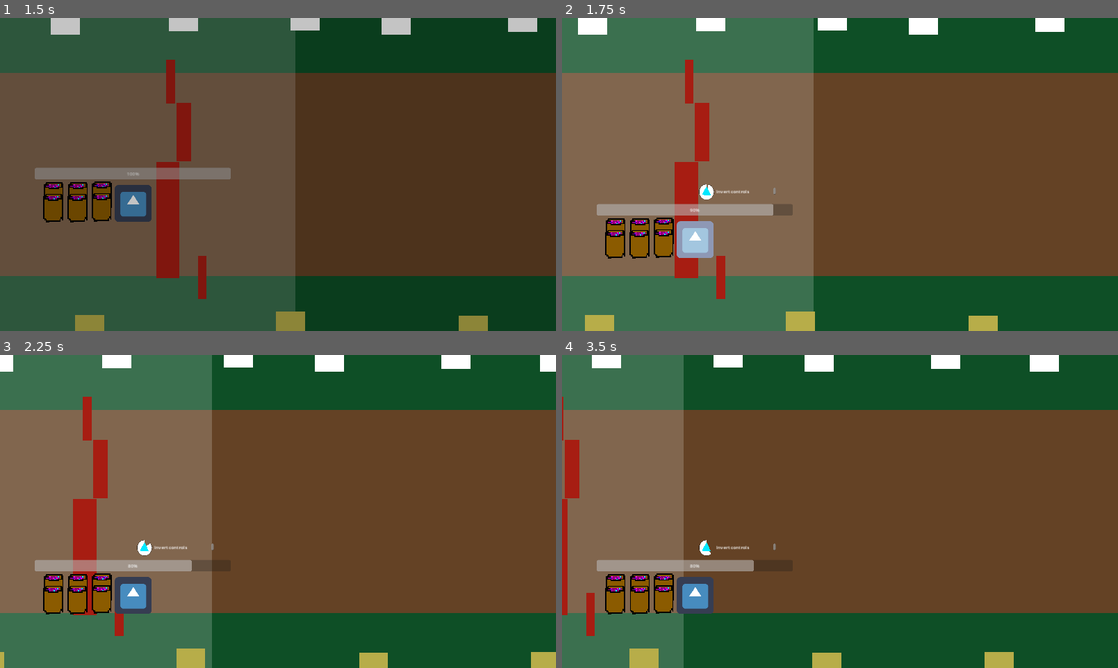
Above: before the commit, frames 1-4 (two rows, left to right).
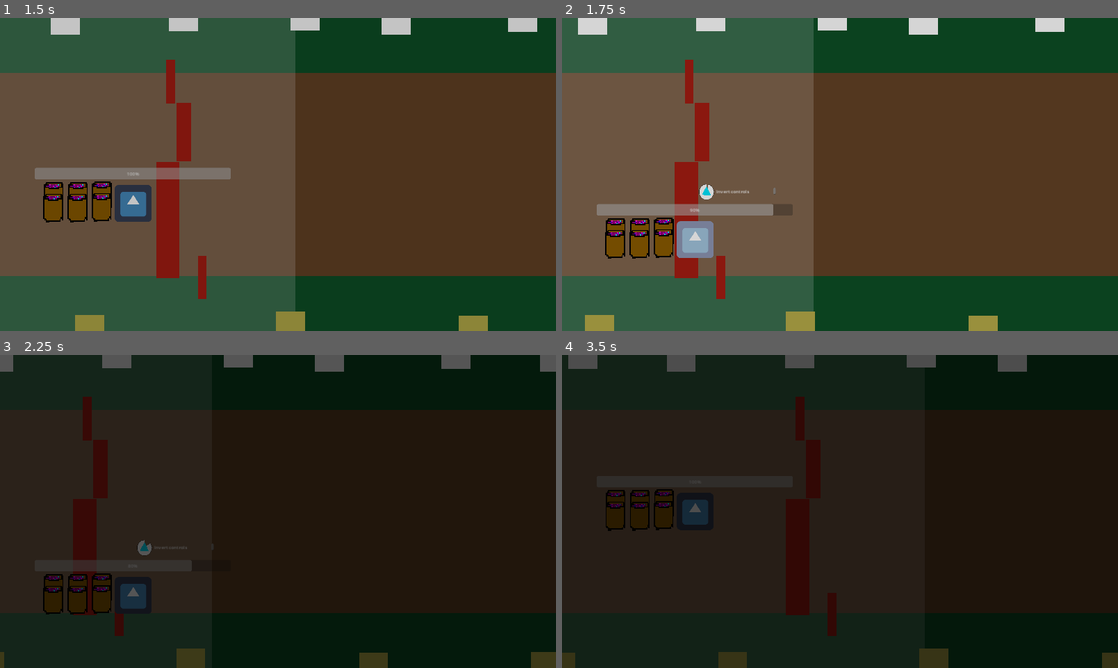
Above: after the commit, the same moments.

Repository: hsandt/ld53
Game: Godot game, scene res://scenes/main_menu_scene.tscn
Two runs of this game, one before a commit and one after it. Both use one fixed random seed, a clock stepped at 60 frames per second and the inputs below. The engine's default icon, where the game draws it, is replaced by a stand-in: a white triangle on a blue panel in a dark square.
Inputs (mouse positions are in pixels of both pictures, inside the frame that each line leads up to):
- Up to frame 1 (1.5 s): tap Enter (ui_accept) at 0.5, 0.77 s; move the mouse to (400, 158) at 0.52 s; hold Right (ui_right) 0.53-1.28 s; hold M (app_next_resolution) 0.53-1.28 s; click (400, 158) at 0.67 s; move the mouse to (166, 190) at 1.27 s; hold S (down) from 1.28 s (still down); tap N (app_prev_resolution) at 1.35 s
- Up to frame 2 (1.75 s): keep holding S (down); tap Enter (ui_accept) at 1.52 s
- Up to frame 3 (2.25 s): move the mouse to (333, 442) at 2.02 s; release S (down) at 2.03 s; hold Right (ui_right) from 2.03 s (still down); hold M (app_next_resolution) from 2.03 s (still down)
- Up to frame 4 (3.5 s): release Right (ui_right) at 2.75 s; release M (app_next_resolution) at 2.75 s; click (1006, 596) at 2.75 s, where only the run after the commit has a clickable "Replay"

Frame 1 is identical in both runs. In frame 2, 6.1% of the frame differs, in the area x 2-91%, y 0-100%; in frame 3, 100%; in frame 4, 100%, in the area x 0-100%, y 0-100%.

Commit message:
[Result] Show result scene after level, with buttons to go back to level or main menu
Disable buttons during fade as in main menu
Also, do not try to fade in again in main menu if already fading from transition from another scene

Diff:
--- a/prefabs/endgame/result_panel.tscn
+++ b/prefabs/endgame/result_panel.tscn
@@ -1,17 +1,21 @@
-[gd_scene load_steps=5 format=3 uid="uid://biov5pqyvllyy"]
+[gd_scene load_steps=6 format=3 uid="uid://biov5pqyvllyy"]
 
+[ext_resource type="Script" path="res://scripts/menu/ResultPanel.gd" id="1_72j1t"]
 [ext_resource type="Texture2D" uid="uid://num53150s11" path="res://sprites/bg/result_bg.png" id="1_hijyu"]
 [ext_resource type="LabelSettings" uid="uid://bpjnfbal18sp5" path="res://themes/label_settings_result_header.tres" id="2_n4x1k"]
 [ext_resource type="LabelSettings" uid="uid://baumorb1fn8dr" path="res://themes/label_settings_result_score.tres" id="3_q4mnf"]
 [ext_resource type="Theme" uid="uid://btrmulh3kwmt6" path="res://themes/theme_result_button.tres" id="4_b6yab"]
 
-[node name="result_panel" type="Control"]
+[node name="ResultPanel" type="Control" node_paths=PackedStringArray("replay_button", "back_to_main_menu_button")]
 layout_mode = 3
 anchors_preset = 15
 anchor_right = 1.0
 anchor_bottom = 1.0
 grow_horizontal = 2
 grow_vertical = 2
+script = ExtResource("1_72j1t")
+replay_button = NodePath("MarginContainer/Control/VBoxContainer/ReplayButton")
+back_to_main_menu_button = NodePath("MarginContainer/Control/VBoxContainer/BackToMainMenuButton")
 
 [node name="BackgroundTextureRect" type="TextureRect" parent="."]
 layout_mode = 1
@@ -125,3 +129,6 @@
 theme = ExtResource("4_b6yab")
 text = "Back to Main Menu"
 metadata/_edit_use_anchors_ = true
+
+[connection signal="pressed" from="MarginContainer/Control/VBoxContainer/ReplayButton" to="." method="_on_replay_button_pressed"]
+[connection signal="pressed" from="MarginContainer/Control/VBoxContainer/BackToMainMenuButton" to="." method="_on_back_to_main_menu_button_pressed"]
--- /dev/null
+++ b/scenes/result_scene.tscn
@@ -0,0 +1,7 @@
+[gd_scene load_steps=2 format=3 uid="uid://c7277gfve8xvp"]
+
+[ext_resource type="PackedScene" uid="uid://biov5pqyvllyy" path="res://prefabs/endgame/result_panel.tscn" id="1_qle1s"]
+
+[node name="result_scene" type="CanvasLayer"]
+
+[node name="ResultPanel" parent="." instance=ExtResource("1_qle1s")]
--- a/scripts/ingame/GoalArea2D.gd
+++ b/scripts/ingame/GoalArea2D.gd
@@ -4,4 +4,4 @@
 func _on_body_entered(body):
 	var character_body := body as Player
 	if character_body != null:
-		print("GOAL")
+		GameManager.enter_result_scene()
--- a/scripts/menu/MainMenuManager.gd
+++ b/scripts/menu/MainMenuManager.gd
@@ -16,9 +16,21 @@
 
 	# Disable all buttons while fading in
 	main_menu.disable_all_buttons()
-	await TransitionScreen.fade_in_async(initial_fade_in_speed)
+
+	if TransitionScreen.animation_player.current_animation.is_empty():
+		await TransitionScreen.fade_in_async(initial_fade_in_speed)
+
+		# Remember we've done it for initial game launch, and won't need it
+		# anymore as further transitions from other scenes will handle fade in
+		# on their own
+		GameManager.has_done_main_menu_initial_fading = true
+	else:
+		# Transition is already playing fade, so we must be coming back from
+		# another scene, and playing fade-in, so just wait for it to finish
+		# before enabling all buttons
+		await TransitionScreen.animation_player.animation_finished
+
 	main_menu.enable_all_buttons()
-
 
 func _on_main_menu_start_game_pressed():
 	# Disable all buttons before starting fading in for safety
--- /dev/null
+++ b/scripts/menu/ResultPanel.gd
@@ -0,0 +1,26 @@
+extends Control
+
+
+@export var replay_button: Button
+@export var back_to_main_menu_button: Button
+
+
+func _disable_all_buttons():
+	replay_button.disabled = true
+	back_to_main_menu_button.disabled = true
+
+
+func _enable_all_buttons():
+	replay_button.disabled = false
+	back_to_main_menu_button.disabled = false
+
+
+func _on_replay_button_pressed():
+	GameManager.start_level()
+
+
+func _on_back_to_main_menu_button_pressed():
+	# Disable all buttons before starting fading in for safety
+	_disable_all_buttons()
+
+	GameManager.go_back_to_main_menu()
--- a/scripts/singleton/GameManager.gd
+++ b/scripts/singleton/GameManager.gd
@@ -1,4 +1,3 @@
-class_name GameManagerClass
 extends Node
 
 
@@ -8,11 +7,20 @@
 ## In-game scene
 @export var first_scene: PackedScene
 
+## Result scene
+@export var result_scene: PackedScene
+
 ## Speed factor for start game fade out animation
 @export var start_game_fade_out_speed: float = 1.0
 
 ## Speed factor for start game fade in animation
 @export var start_game_fade_in_speed: float = 1.0
+
+## Speed factor for show result fade out animation
+@export var show_result_fade_out_speed: float = 1.0
+
+## Speed factor for show result fade in animation
+@export var show_result_fade_in_speed: float = 1.0
 
 ## Speed factor for back to main menu fade out animation
 @export var back_to_main_menu_fade_out_speed: float = 1.0
@@ -21,16 +29,25 @@
 @export var back_to_main_menu_fade_in_speed: float = 1.0
 
 
+var has_done_main_menu_initial_fading: bool = false
+
+
 func _ready():
+	assert(main_menu_scene != null,
+		"[InGameManager] main_menu_scene is not set on %s" % get_path())
 	assert(first_scene != null,
 		"[GameManager] first_scene is not set on %s" % get_path())
-	assert(main_menu_scene != null,
-		"[InGameManager] main_menu_scene is not set on %s" % get_path())
+	assert(result_scene != null,
+		"[GameManager] result_scene is not set on %s" % get_path())
 
 func start_level():
 	await SceneManager.change_scene_with_fade_async(first_scene,
 		start_game_fade_out_speed, start_game_fade_in_speed)
 
+func enter_result_scene():
+	await SceneManager.change_scene_with_fade_async(result_scene,
+		show_result_fade_out_speed, show_result_fade_in_speed)
+
 func go_back_to_main_menu():
 	await SceneManager.change_scene_with_fade_async(main_menu_scene,
 		back_to_main_menu_fade_out_speed, back_to_main_menu_fade_in_speed)
--- a/singletons/GameManager.tscn
+++ b/singletons/GameManager.tscn
@@ -1,13 +1,15 @@
-[gd_scene load_steps=4 format=3 uid="uid://d1ugxan42mukd"]
+[gd_scene load_steps=5 format=3 uid="uid://d1ugxan42mukd"]
 
 [ext_resource type="Script" path="res://scripts/singleton/GameManager.gd" id="1_fyhmc"]
 [ext_resource type="PackedScene" uid="uid://c1w34qdaw0bhv" path="res://scenes/main_menu_scene.tscn" id="2_tvj08"]
 [ext_resource type="PackedScene" uid="uid://ddxu5buxr3lp5" path="res://scenes/first_scene.tscn" id="3_885vf"]
+[ext_resource type="PackedScene" uid="uid://c7277gfve8xvp" path="res://scenes/result_scene.tscn" id="4_m2syr"]
 
 [node name="GameManager" type="Node"]
 script = ExtResource("1_fyhmc")
 main_menu_scene = ExtResource("2_tvj08")
 first_scene = ExtResource("3_885vf")
+result_scene = ExtResource("4_m2syr")
 start_game_fade_out_speed = 2.0
 start_game_fade_in_speed = 2.0
 back_to_main_menu_fade_out_speed = 2.0
